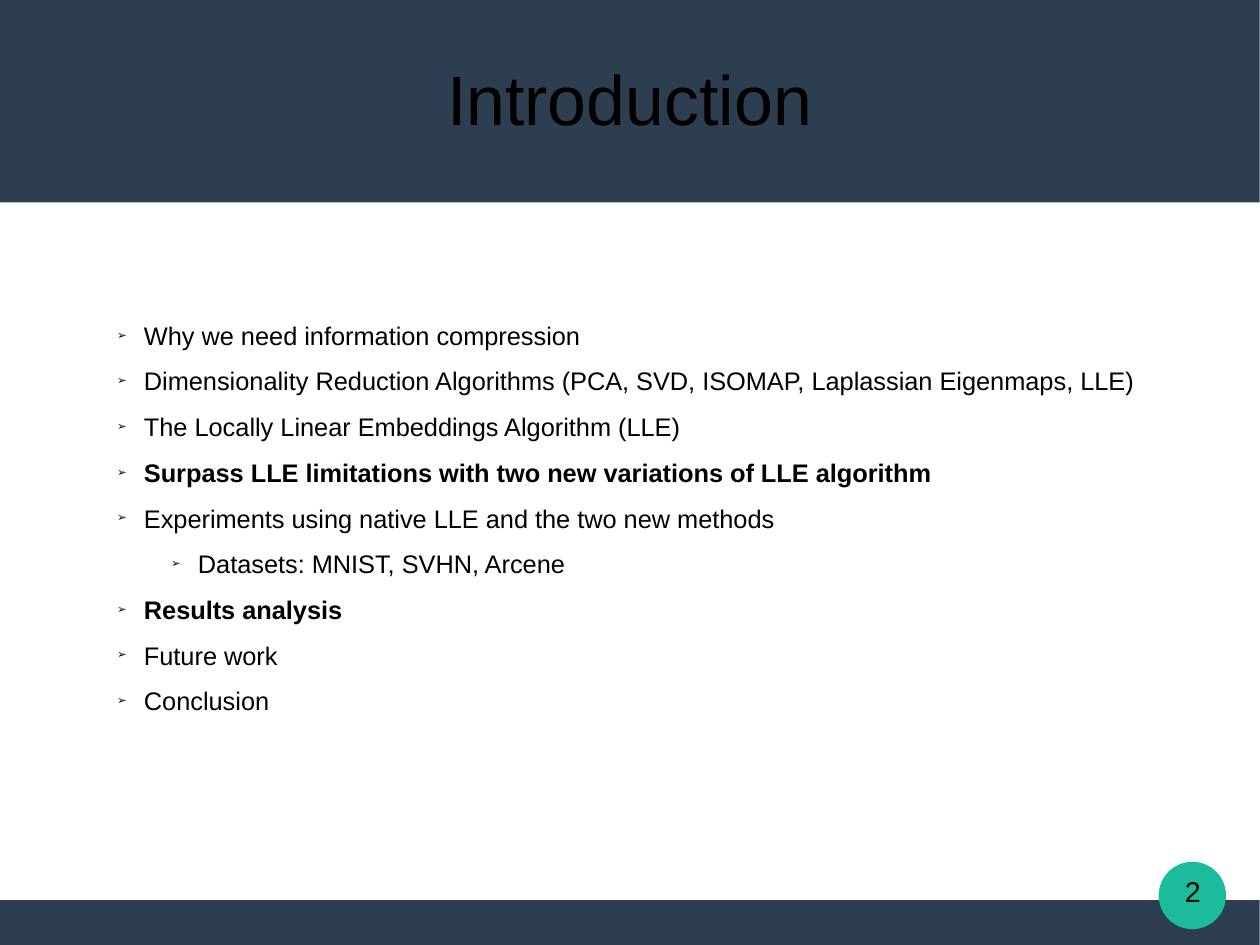
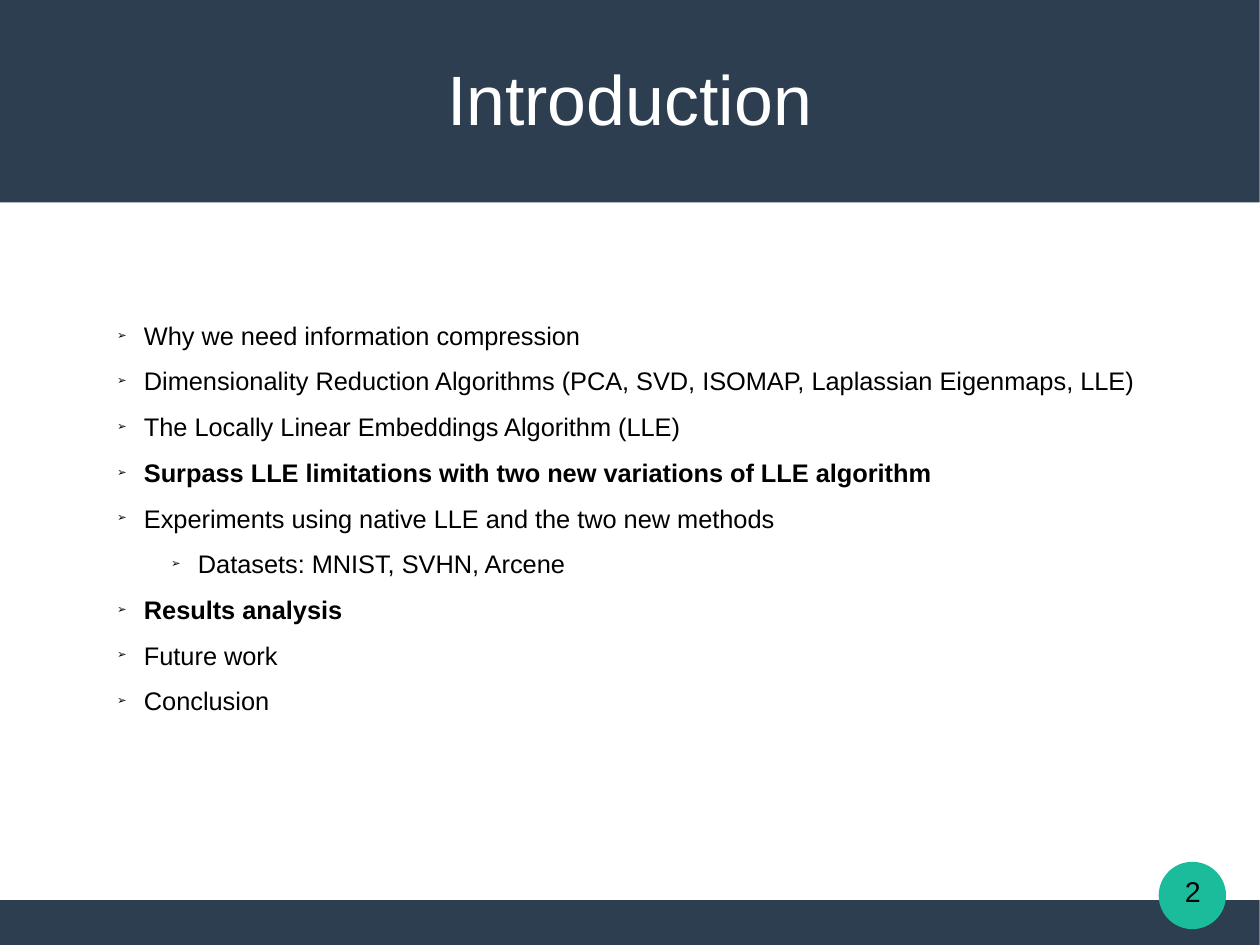
Before and after one commit to Katsileros/Dimensionality_Reduction, a slide deck: slide 2 of Diploma-Thesis-LaTeX/presentation/Locally_Linear_Embeddings_in_Pattern_Recognition.odp. Drawn at 1260x945 pixels with LibreOffice and Linux fonts; fonts in the diff are those of the drawing. Boxes give left, top, right and bottom in pixels: in the first picture for what was removed or moved away, otherwise in the second. Text is boxed around its words. In the diff, an @@ line names an element or a change of style, - is before the commit and + after.

```diff
--- a/Diploma-Thesis-LaTeX/presentation/Locally_Linear_Embeddings_in_Pattern_Recognition.odp
+++ b/Diploma-Thesis-LaTeX/presentation/Locally_Linear_Embeddings_in_Pattern_Recognition.odp
@@ text "Introduction" at [447,74,812,126]: text colour #000000 to #FFFFFF @@
```
Also in this commit, not shown: 19 other slides changed, 1 other file.
